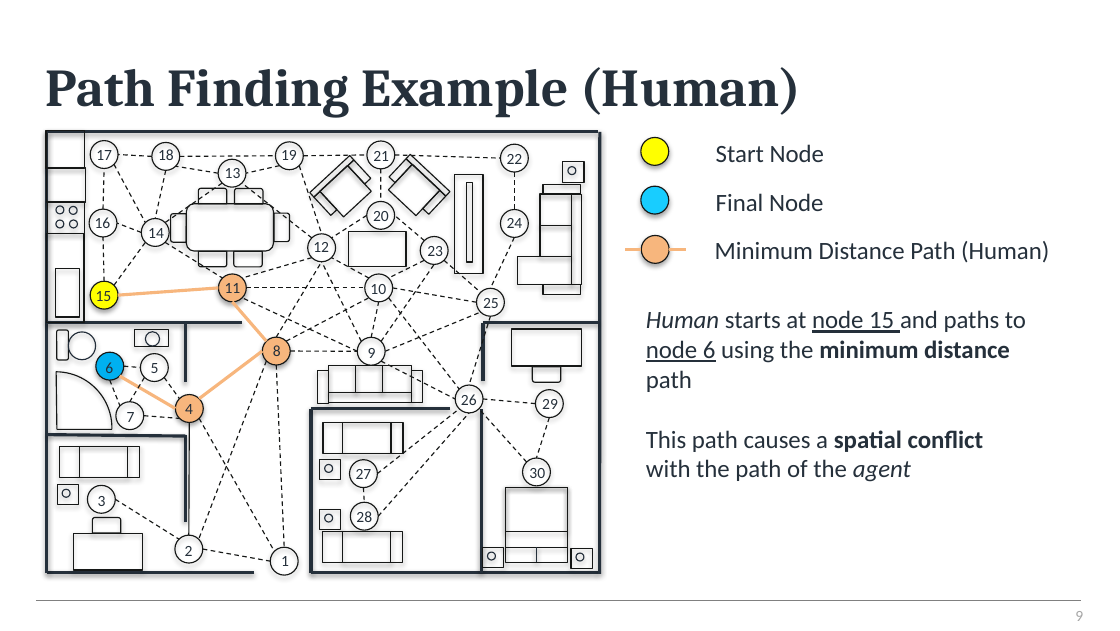
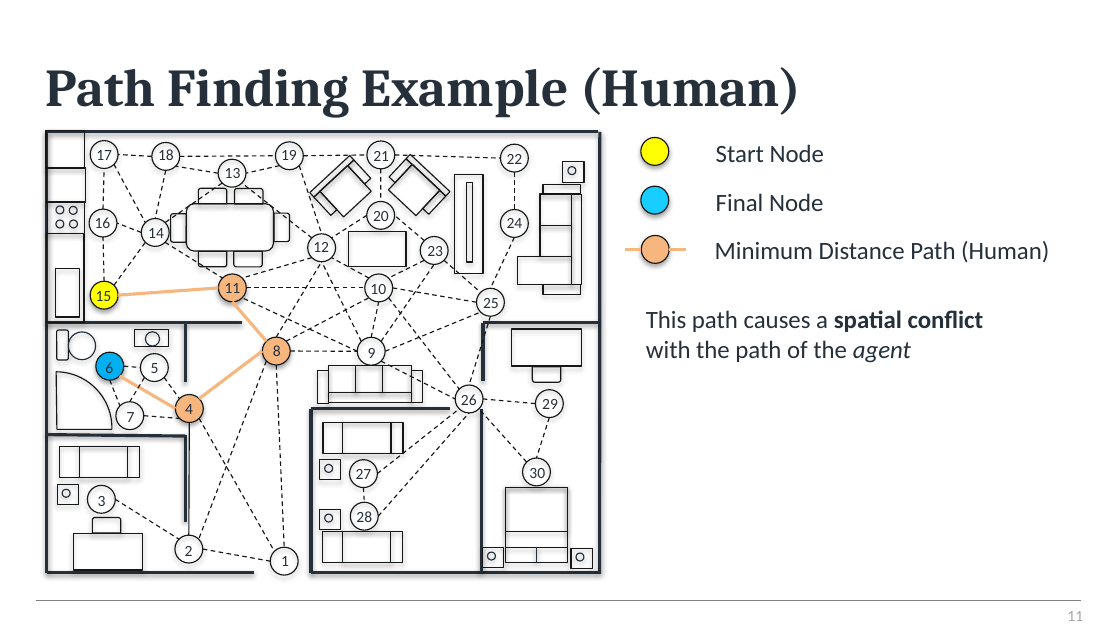
Before and after one commit to hysterr/York_Abstract_Navigation, a slide deck: slide 11 of December_2021.pptx (slide 9 before the commit). Drawn at 1120x631 pixels with LibreOffice and Linux fonts; fonts in the diff are those of the drawing; background and template pictures are left out. Boxes give left, top, right and bottom in pixels: in the first picture for what was removed or moved away, otherwise in the second. Text is boxed around its words. In the diff, an @@ line names an element or a change of style, - is before the commit and + after.

```diff
--- a/December_2021.pptx
+++ b/December_2021.pptx
@@ text at [646, 310, 1026, 392]: paragraph removed @@
-Human starts at node 15 and paths to node 6 using the minimum distance path
@@ page number at [1067, 611, 1083, 621]: text changed @@
-9
+11
```
Also in this commit, not shown: 18 other slides changed, 3 slides added, 6 other files.
